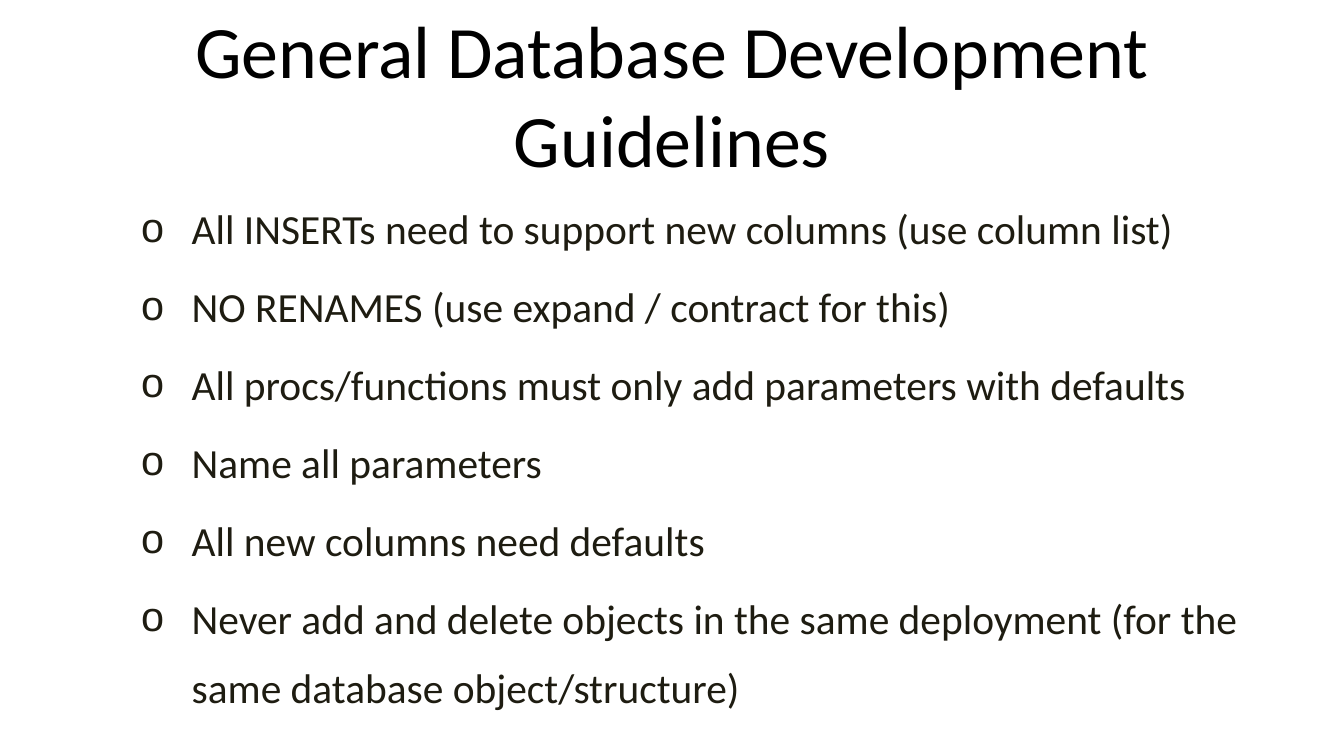
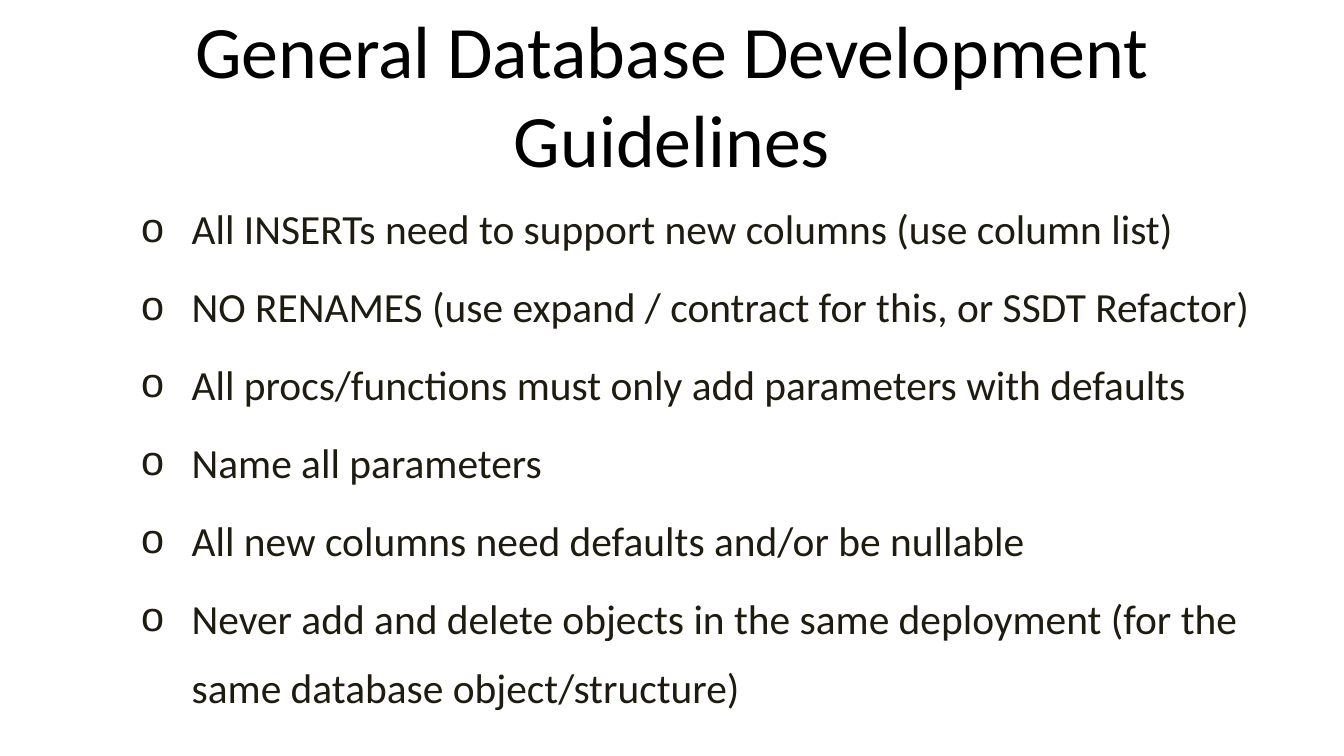
Before and after one commit to way0utwest/ZeroDowntime, a slide deck: slide 10 of ArchitectZeroDowntime.pptx. Drawn at 1344x756 pixels with LibreOffice and Linux fonts; fonts in the diff are those of the drawing; background and template pictures are left out. Boxes give left, top, right and bottom in pixels: in the first picture for what was removed or moved away, otherwise in the second. Text is boxed around its words. In the diff, an @@ line names an element or a change of style, - is before the commit and + after.

Commit message:
added mention of SSDT Refactor Tool

```diff
--- a/ArchitectZeroDowntime.pptx
+++ b/ArchitectZeroDowntime.pptx
@@ text at <box>192,292,1249,329</box>: text changed @@
-  o NO RENAMES (use expand / contract for this)
+  o NO RENAMES (use expand / contract for this, or SSDT Refactor)
@@ text at <box>192,527,1024,558</box>: text changed @@
-  o All new columns need defaults
+  o All new columns need defaults and/or be nullable
```
Also in this commit, not shown: 4 other slides changed.
